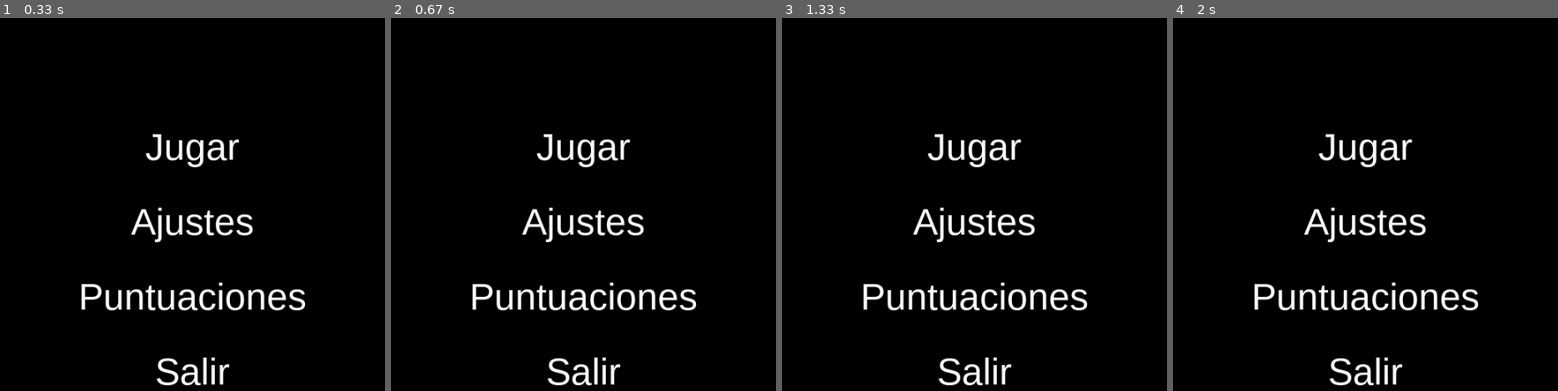
Above: before the commit, frames 1-4 (left to right).
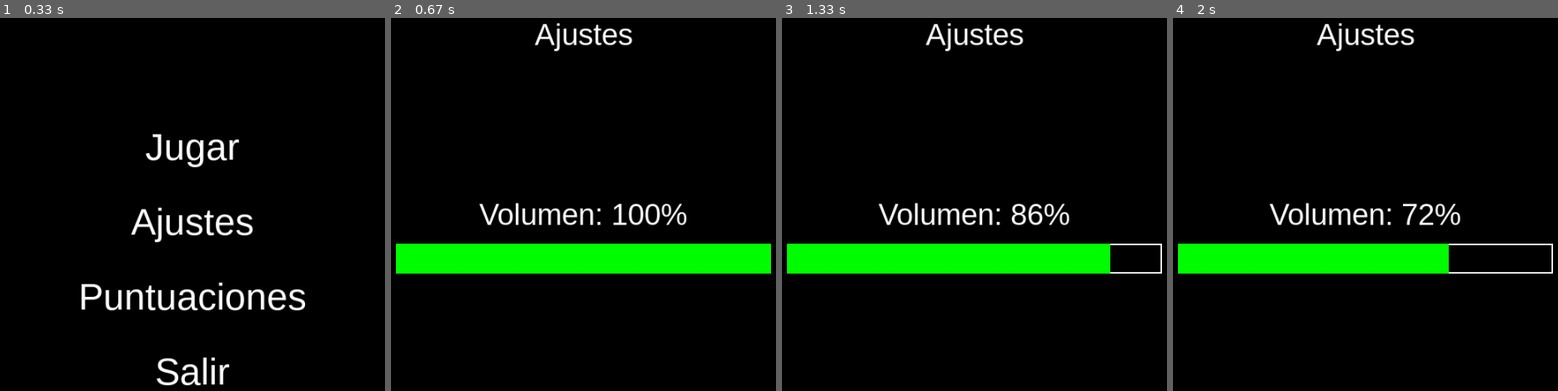
Above: after the commit, the same moments.

Repository: Facuestiga/estigarribia_facundo_pygame_final
Game: pygame game, started from main.py
Two runs of this game, one before a commit and one after it. Both use one fixed random seed, a clock stepped at 60 frames per second and the inputs below.
Inputs (mouse positions are in pixels of both pictures, inside the frame that each line leads up to):
- Up to frame 1 (0.33 s): no input
- Up to frame 2 (0.67 s): press the mouse at (583, 219) at 0.37 s; move the mouse to (668, 234) at 0.47 s; release the mouse at (756, 245) at 0.6 s
- Up to frame 3 (1.33 s): press the mouse at (974, 219) at 0.7 s; move the mouse to (1043, 275) at 0.8 s; release the mouse at (1109, 327) at 0.93 s; hold Esc from 1 s (still down); click (951, 230) at 1.08 s
- Up to frame 4 (2 s): release Esc at 1.47 s; press the mouse at (1365, 219) at 1.53 s; move the mouse to (1481, 230) at 1.63 s; release the mouse at (outside the picture) at 1.77 s; press the mouse at (1365, 219) at 1.87 s; move the mouse to (1450, 167) at 1.97 s

Frame 1 is identical in both runs. In frame 2, 13% of the frame differs, in the area x 1-99%, y 1-99%; in frame 3, 12%; in frame 4, 11%.

Commit message:
add ajustes but is not finished. issues with play music

Diff:
--- /dev/null
+++ b/ajustes_menu.py
@@ -0,0 +1,60 @@
+import pygame
+pygame.init()
+
+class AjustesMenu:
+    def __init__(self, ancho, alto):
+        self.ancho = ancho
+        self.alto = alto
+        self.ventana = pygame.display.set_mode((self.ancho, self.alto))
+        pygame.display.set_caption("Ajustes")
+        self.volumen = pygame.mixer.music.get_volume() * 100
+        self.reloj = pygame.time.Clock()
+        self.ajustes_activo = True
+        self.arrastrando_slider = False  # controlar el arrastre del slider
+
+    def dibujar_slider(self, volumen):
+        pygame.draw.rect(self.ventana, "White", (self.ancho // 4, self.alto // 2 - 20, self.ancho // 2, 40), 2)
+        pygame.draw.rect(self.ventana, "Green", (self.ancho // 4, self.alto // 2 - 20, (self.ancho // 2) * (volumen / 100), 40))
+
+    def dibujar_texto(self, texto, pos):
+        fuente = pygame.font.SysFont("Arial", 40)
+        superficie_texto = fuente.render(texto, True, "White")
+        rect_texto = superficie_texto.get_rect(center=pos)
+        self.ventana.blit(superficie_texto, rect_texto)
+
+    def actualizar_volumen(self, mouse_x):
+        if self.ancho // 4 <= mouse_x <= (self.ancho // 4 + self.ancho // 2):
+            self.volumen = ((mouse_x - self.ancho // 4) / (self.ancho // 2)) * 100
+            pygame.mixer.music.set_volume(self.volumen / 100)
+
+    def iniciar(self):
+        while self.ajustes_activo:
+            self.ventana.fill((0, 0, 0))
+            self.dibujar_texto("Ajustes", (self.ancho // 2, 100))
+            self.dibujar_texto(f"Volumen: {int(self.volumen)}%", (self.ancho // 2, self.alto // 2 - 60))
+            self.dibujar_slider(self.volumen)
+
+            for evento in pygame.event.get():
+                if evento.type == pygame.QUIT:
+                    self.ajustes_activo = False
+                    pygame.quit()
+                    exit()
+
+                if evento.type == pygame.MOUSEBUTTONDOWN:
+                    if self.ancho // 4 <= evento.pos[0] <= (self.ancho // 4 + self.ancho // 2):
+                        self.arrastrando_slider = True
+                        self.actualizar_volumen(evento.pos[0])
+
+                if evento.type == pygame.MOUSEBUTTONUP:
+                    self.arrastrando_slider = False
+
+
+                if evento.type == pygame.MOUSEMOTION and self.arrastrando_slider:
+                    self.actualizar_volumen(evento.pos[0])
+
+                if evento.type == pygame.KEYDOWN:
+                    if evento.key == pygame.K_ESCAPE:
+                        self.ajustes_activo = False
+
+            pygame.display.update()
+            self.reloj.tick(60)
--- a/constants.py
+++ b/constants.py
@@ -11,3 +11,4 @@
 SONIDO_VIDA_MENOS_PLAYER = pygame.mixer.Sound(r"assets\sounds\sound_hit_player.wav")
 SONIDO_GAME_OVER = pygame.mixer.Sound(r"assets\sounds\sound_game_over.wav")
 SONIDO_COLISION_BALA_ENEMIGA_PLAYER = pygame.mixer.Sound(r"assets\sounds\sound5.mp3")
+MAIN_MUSIC = pygame.mixer.music.load(r'assets/sounds/musica.mp3')
--- a/game.py
+++ b/game.py
@@ -32,6 +32,9 @@
         self.jefe_derrotado = False
         self.balas_enemigas_jefe = []
         self.suma_puntos = True
+        self.volumen = 0.5  # volumen inicial
+        pygame.mixer.music.set_volume(self.volumen)
+
 
     def gestionar_teclas(self, teclas):
         self.ultima_bala = self.player.movimiento(teclas, ANCHO, self.balas, self.ultima_bala, self.tiempo_entre_balas)
@@ -44,6 +47,7 @@
 
     def mostrar_menu_principal(self):
         from main_menu import MainMenu
+        MAIN_MUSIC.play(-1)
         menu_principal = MainMenu(ANCHO, ALTO)
         menu_principal.iniciar()
 
--- a/main.py
+++ b/main.py
@@ -1,11 +1,11 @@
 from constants import ALTO, ANCHO
+import pygame
+from main_menu import MainMenu
 if __name__ == "__main__":
-    import pygame
-    from main_menu import MainMenu
     pygame.init()
     ventana = pygame.display.set_mode((ANCHO, ALTO))
 
-    menu = MainMenu( ANCHO, ALTO)
+    menu = MainMenu(ANCHO, ALTO)
     menu.iniciar()
 
     pygame.quit()
--- a/main_menu.py
+++ b/main_menu.py
@@ -2,16 +2,17 @@
 import pygame
 from game import Game
 from puntuaciones import Puntuaciones
+from ajustes_menu import AjustesMenu
 
 class MainMenu:
     def __init__(self, ancho, alto):
-        pygame.init()
+        #pygame.init()
         self.ancho = ancho
         self.alto = alto
         self.ventana = pygame.display.set_mode((self.ancho, self.alto))
         pygame.display.set_caption("Space Invaders")
         self.reloj = pygame.time.Clock()
-        self.menu_activo = True  # Flag para controlar el bucle del menú
+        self.menu_activo = True  # controla el bucle del menú
 
     def dibujar_boton(self, texto, pos):
         fuente = pygame.font.SysFont("Arial", 50)
@@ -23,7 +24,6 @@
     def iniciar(self):
         while self.menu_activo:
             self.ventana.fill((0, 0, 0))
-
             jugar_boton = self.dibujar_boton("Jugar", (self.ancho // 2, 250))
             ajustes_boton = self.dibujar_boton("Ajustes", (self.ancho // 2, 350))
             puntuaciones_boton = self.dibujar_boton("Puntuaciones", (self.ancho // 2, 450))
@@ -39,11 +39,11 @@
                     if jugar_boton.collidepoint(evento.pos):
                         game = Game()
                         game.run()
-                        if not pygame.get_init():  # Verifica si Pygame sigue inicializado
+                        if not pygame.get_init():  # verifica si Pygame sigue inicializado
                             self.menu_activo = False
                             break
                     if ajustes_boton.collidepoint(evento.pos):
-                        pass  # Aquí se implementarán los ajustes en el futuro
+                        self.mostrar_ajustes()
                     if puntuaciones_boton.collidepoint(evento.pos):
                         puntuaciones = Puntuaciones(self.ancho, self.alto)
                         puntuaciones.mostrar()
@@ -55,3 +55,7 @@
             if self.menu_activo:
                 pygame.display.update()
                 self.reloj.tick(60)
+
+    def mostrar_ajustes(self):
+        ajustes_menu = AjustesMenu(self.ancho, self.alto)
+        ajustes_menu.iniciar()
--- a/puntuaciones.json
+++ b/puntuaciones.json
@@ -1,82 +1,18 @@
 [
     {
-        "nombre": "facundo",
+        "nombre": "lk",
+        "puntos": 35
+    },
+    {
+        "nombre": "as",
         "puntos": 2
     },
     {
-        "nombre": "asd",
-        "puntos": 2
-    },
-    {
-        "nombre": "dfs",
-        "puntos": 2
-    },
-    {
-        "nombre": "fds",
-        "puntos": 6
-    },
-    {
-        "nombre": "xd",
-        "puntos": 37
-    },
-    {
-        "nombre": "kjk",
-        "puntos": 3
-    },
-    {
-        "nombre": "kok",
-        "puntos": 18
-    },
-    {
-        "nombre": "pepe",
-        "puntos": 4
-    },
-    {
-        "nombre": "paqa",
+        "nombre": "lka",
         "puntos": 1
     },
     {
-        "nombre": "adfa",
-        "puntos": 10
-    },
-    {
-        "nombre": "lplp",
-        "puntos": 1
-    },
-    {
-        "nombre": "asad",
-        "puntos": 1
-    },
-    {
-        "nombre": "darius",
-        "puntos": 9
-    },
-    {
-        "nombre": "tame",
+        "nombre": "asda",
         "puntos": 5
-    },
-    {
-        "nombre": "pala",
-        "puntos": 5
-    },
-    {
-        "nombre": "p",
-        "puntos": 1
-    },
-    {
-        "nombre": "a",
-        "puntos": 2
-    },
-    {
-        "nombre": "pipo",
-        "puntos": 18
-    },
-    {
-        "nombre": "lala",
-        "puntos": 17
-    },
-    {
-        "nombre": "asd",
-        "puntos": 37
     }
 ]
--- a/puntuaciones.py
+++ b/puntuaciones.py
@@ -19,7 +19,9 @@
             with open('puntuaciones.json', 'r') as archivo:
                 puntuaciones = json.load(archivo)
 
-            for i, puntuacion in enumerate(puntuaciones):
+            puntuaciones_ordenadas = sorted(puntuaciones, key=lambda x: x['puntos'], reverse=True)
+
+            for i, puntuacion in enumerate(puntuaciones_ordenadas):
                 texto = self.fuente.render(f"{puntuacion['nombre']}: {puntuacion['puntos']}", True, (255, 255, 255))
                 self.ventana.blit(texto, (50, 50 + i * 50))
 
Not shown, added: assets/sounds/musica.mp3
